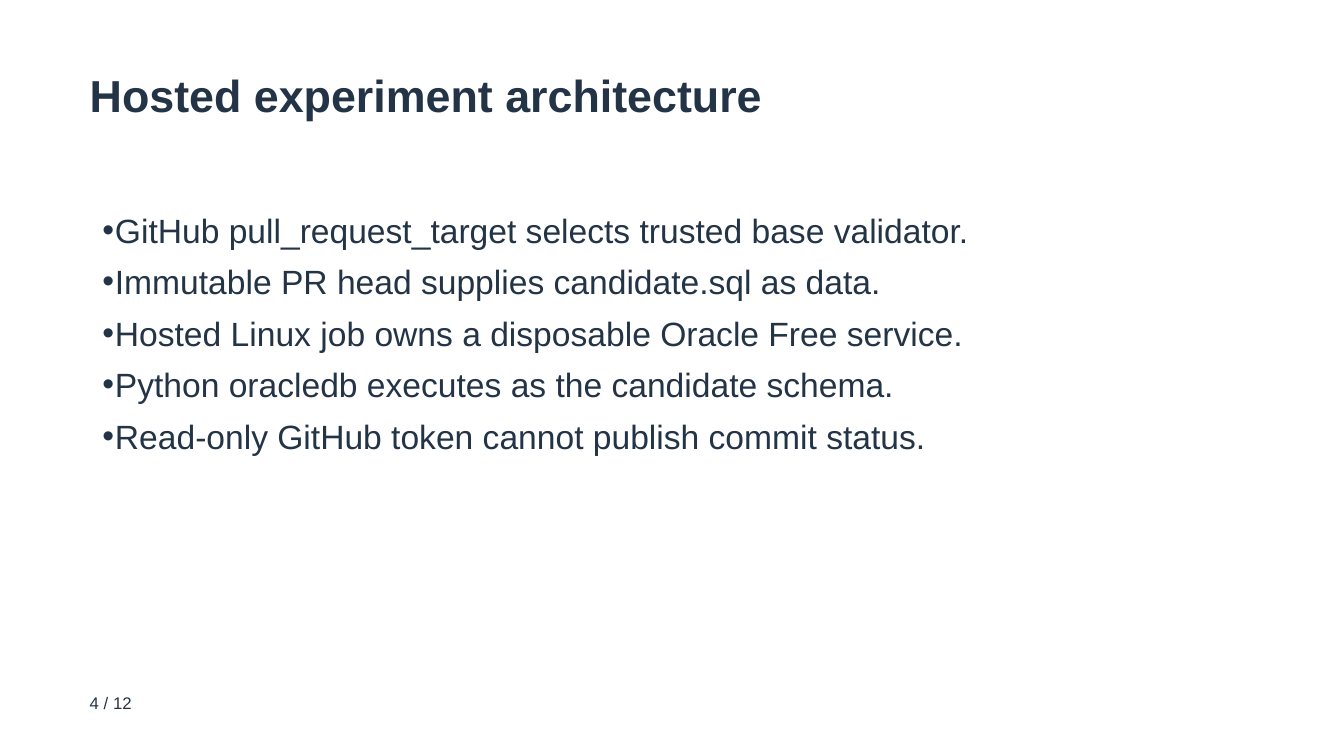
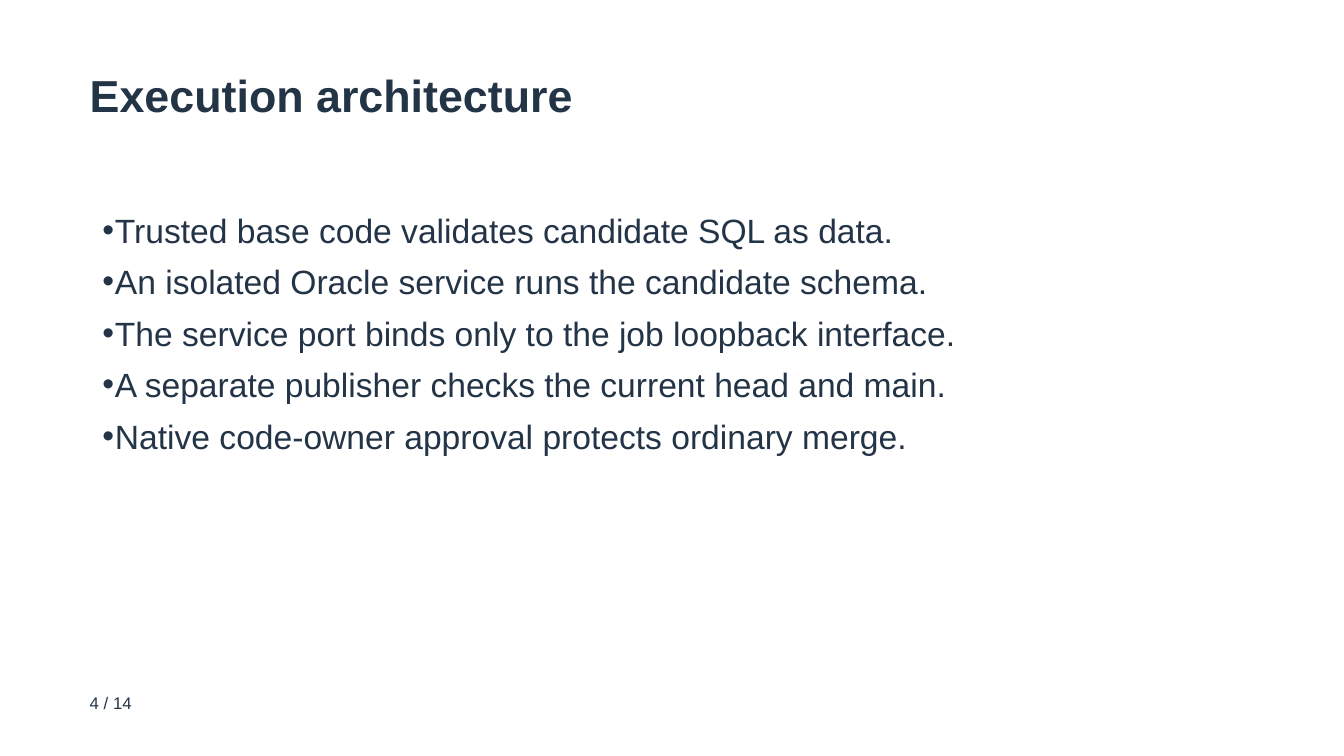
Before and after one commit to rstyczynski/APEX_CICD, a slide deck: slide 4 of progress/E.15/sprint_E.15_increment_demo.pptx. Drawn at 1344x756 pixels with LibreOffice and Linux fonts; fonts in the diff are those of the drawing. Boxes give left, top, right and bottom in pixels: in the first picture for what was removed or moved away, otherwise in the second. Text is boxed around its words. In the diff, an @@ line names an element or a change of style, - is before the commit and + after.

Commit message:
docs(E.15): reconcile verified merge, freshness and open isolation criteria

```diff
--- a/progress/E.15/sprint_E.15_increment_demo.pptx
+++ b/progress/E.15/sprint_E.15_increment_demo.pptx
@@ text at (90,79,572,113): text changed @@
-Hosted experiment architecture
+Execution architecture
@@ text at (102,218,955,456): text changed @@
-• GitHub pull_request_target selects trusted base validator.
-• Immutable PR head supplies candidate.sql as data.
-• Hosted Linux job owns a disposable Oracle Free service.
-• Python oracledb executes as the candidate schema.
-• Read-only GitHub token cannot publish commit status.
+• Trusted base code validates candidate SQL as data.
+• An isolated Oracle service runs the candidate schema.
+• The service port binds only to the job loopback interface.
+• A separate publisher checks the current head and main.
+• Native code-owner approval protects ordinary merge.
@@ text at (90,697,132,709): text changed @@
-4 / 12
+4 / 14
```
Also in this commit, not shown: 8 other slides changed, 5 slides added, 3 slides removed, 50 other files.
